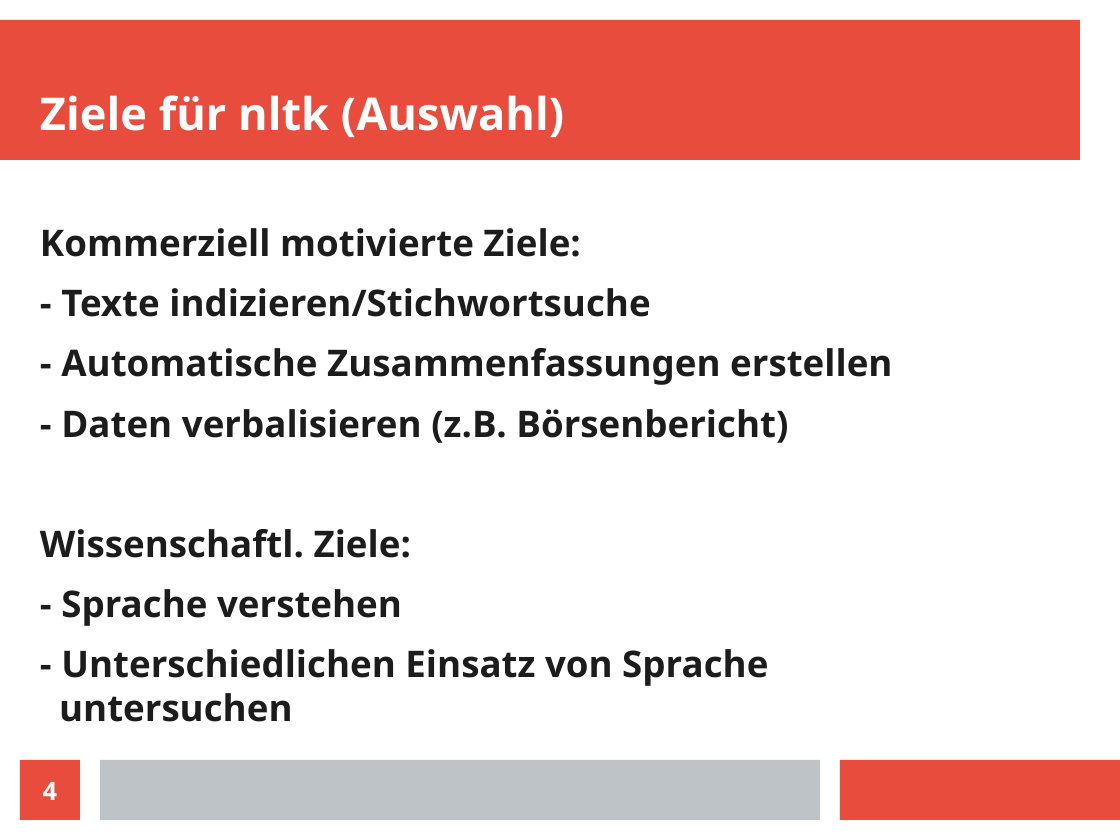
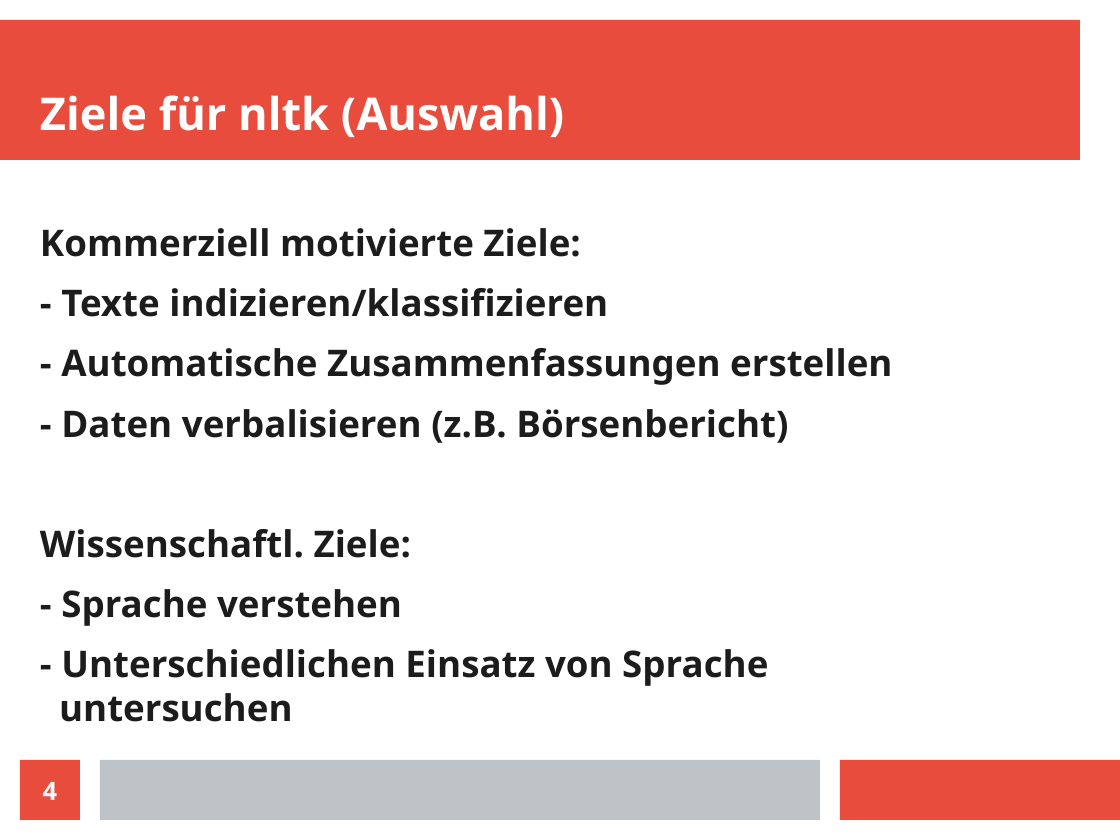
Before and after one commit to 0LL13/open_speech, a slide deck: slide 4 of speech_analysis.odp. Drawn at 1120x840 pixels with LibreOffice and Linux fonts; fonts in the diff are those of the drawing. Boxes give left, top, right and bottom in pixels: in the first picture for what was removed or moved away, otherwise in the second. Text is boxed around its words. In the diff, an @@ line names an element or a change of style, - is before the commit and + after.

```diff
--- a/speech_analysis.odp
+++ b/speech_analysis.odp
@@ text at (x1=61, y1=288, x2=608, y2=317): text changed @@
-- Texte indizieren/Stichwortsuche
+- Texte indizieren/klassifizieren
```
Also in this commit, not shown: 3 other slides changed, 2 other files.
